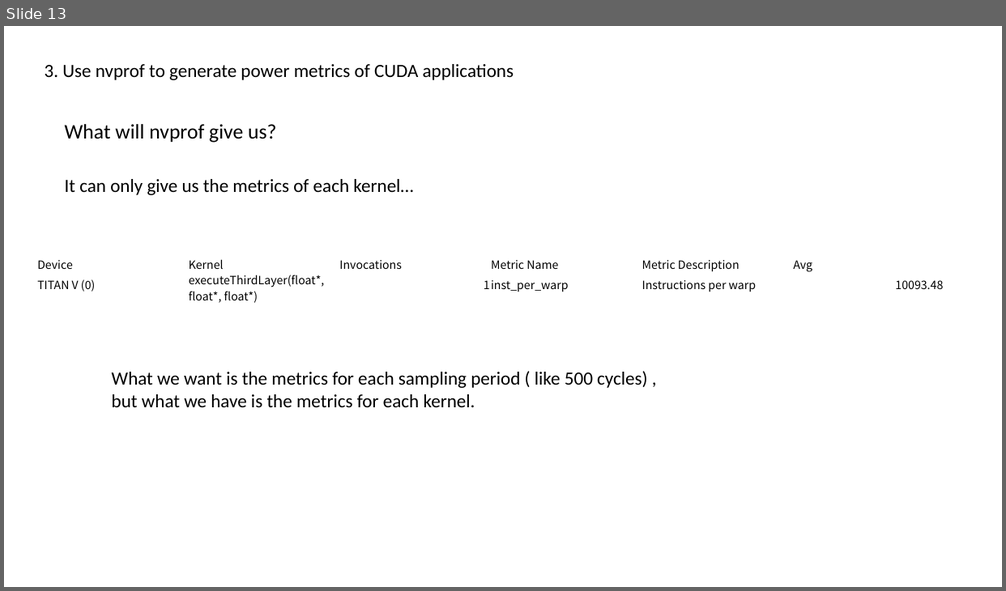
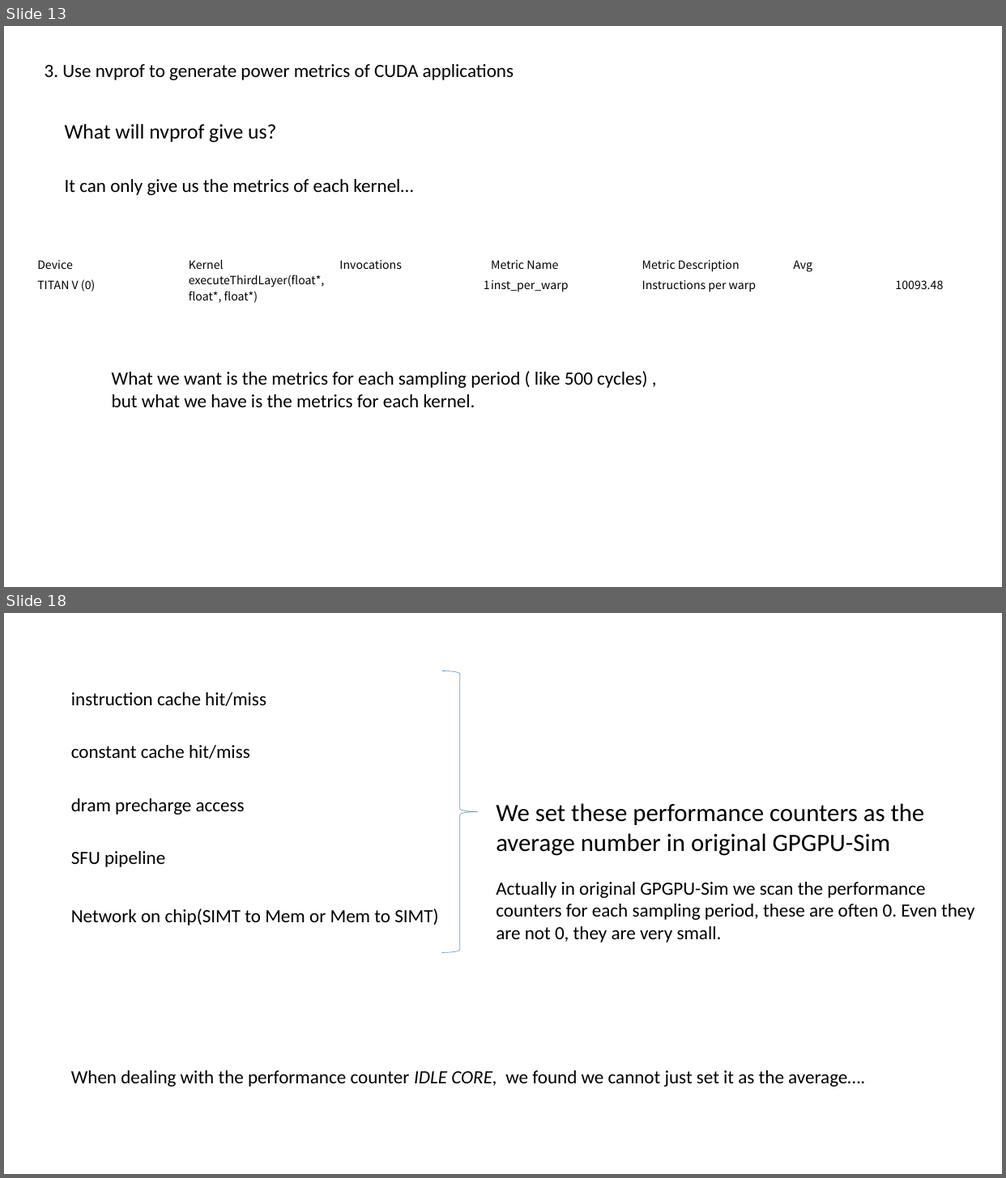
Before and after one commit to shenzongyi1997/GPU_learning, a slide deck: presentation/Shen Zongyi.pptx. Shown one above the other, each under a label of ours: slide 13 before the commit, slides 13 and 18 after it; the slides between them are not shown. The pictures are 1006x591 and 1006x1178 pixels, drawn with LibreOffice and Linux fonts; fonts in the diff are those of the drawing. Boxes give left, top, right and bottom in pixels: in the first picture for what was removed or moved away, otherwise in the second. Text is boxed around its words. In the diff, an @@ line names an element or a change of style, - is before the commit and + after.

```diff
--- a/presentation/Shen Zongyi.pptx
+++ b/presentation/Shen Zongyi.pptx
@@ slide 18 added at (x1=4, y1=613, x2=1002, y2=1174), background #FFFFFF @@
@@ right brace added at (x1=442, y1=671, x2=478, y2=953), outline #5B9BD5 0.5 pt @@
@@ text added at (x1=71, y1=692, x2=266, y2=706), 18 pt, text #000000 @@
+instruction cache hit/miss
@@ text added at (x1=71, y1=745, x2=250, y2=759), 18 pt, text #000000 @@
+constant cache hit/miss
@@ text added at (x1=71, y1=798, x2=245, y2=815), 18 pt, text #000000 @@
+dram precharge access
@@ text added at (x1=496, y1=803, x2=925, y2=856), 24 pt, text #000000 @@
+We set these performance counters as the average number in original GPGPU-Sim
@@ text added at (x1=71, y1=851, x2=165, y2=867), 18 pt, text #000000 @@
+SFU pipeline
@@ text added at (x1=496, y1=882, x2=975, y2=943), 18 pt, text #000000 @@
+Actually in original GPGPU-Sim we scan the performance
+counters for each sampling period, these are often 0. Even they
+are not 0, they are very small.
@@ text added at (x1=71, y1=909, x2=438, y2=926), 18 pt, text #000000 @@
+Network on chip(SIMT to Mem or Mem to SIMT)
@@ text added at (x1=71, y1=1071, x2=865, y2=1087), 18 pt, text #000000 @@
+When dealing with the performance counter IDLE CORE, we found we cannot just set it as the average….
```
Also in this commit, not shown: 3 slides changed, 9 other slides added.
